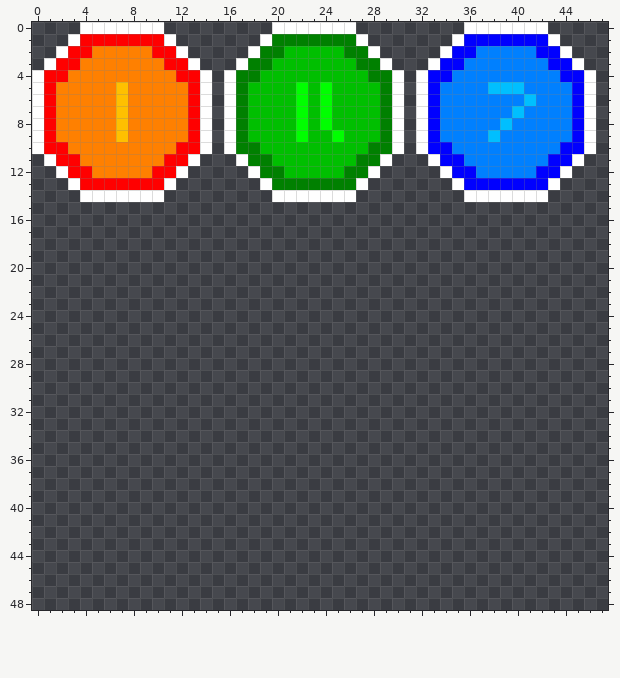
File history of a pixel-art sprite, core/assets/powerup.png. The picture above is the old version.
The file is 64x64 pixels. Colours within 5 levels of each other are drawn and written as one. Shown: x 0..47, y 0..48.
Once edited:
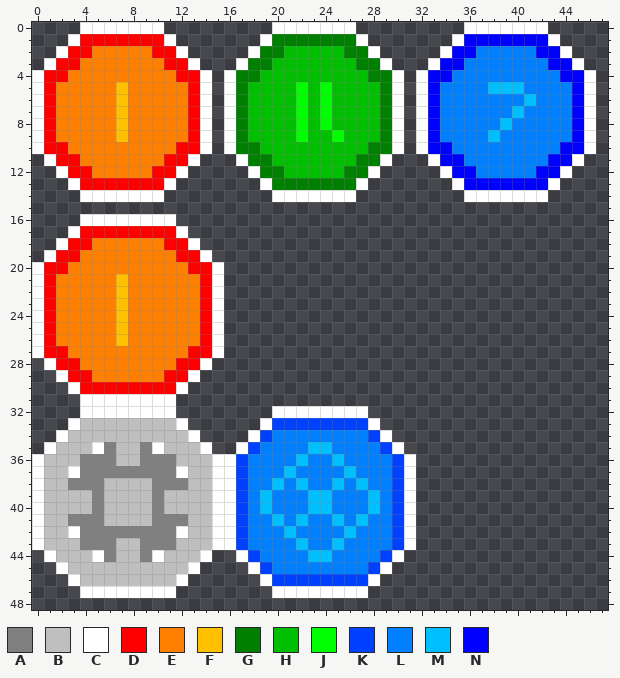
Palette (. is transparent): A #808080  B #bfbfbf  C #ffffff  D #ff0000  E #ff8000  F #ffc000  G #008000  H #00bf00  J #00ff00  K #0040ff  L #0080ff  M #00bfff  N #0000ff
From the commit log: special weapon powerup grab
Diff:
@@ x 0..47 @@
 15 ................................................
-16 ................................................
-17 ................................................
-18 ................................................
-19 ................................................
-20 ................................................
-21 ................................................
-22 ................................................
-23 ................................................
-24 ................................................
-25 ................................................
-26 ................................................
-27 ................................................
-28 ................................................
-29 ................................................
-30 ................................................
-31 ................................................
-32 ................................................
-33 ................................................
-34 ................................................
-35 ................................................
-36 ................................................
-37 ................................................
-38 ................................................
-39 ................................................
-40 ................................................
-41 ................................................
-42 ................................................
-43 ................................................
-44 ................................................
-45 ................................................
-46 ................................................
-47 ................................................
+16 ....CCCCCCCC....................................
+17 ...CDDDDDDDDC...................................
+18 ..CDDEEEEEEDDC..................................
+19 .CDDEEEEEEEEDDC.................................
+20 CDDEEEEEEEEEEDDC................................
+21 CDEEEEEFEEEEEEDC................................
+22 CDEEEEEFEEEEEEDC................................
+23 CDEEEEEFEEEEEEDC................................
+24 CDEEEEEFEEEEEEDC................................
+25 CDEEEEEFEEEEEEDC................................
+26 CDEEEEEFEEEEEEDC................................
+27 CDDEEEEEEEEEEDDC................................
+28 .CDDEEEEEEEEDDC.................................
+29 ..CDDEEEEEEDDC..................................
+30 ...CDDDDDDDDC...................................
+31 ....CCCCCCCC....................................
+32 ....CCCCCCCC........CCCCCCCC....................
+33 ...CBBBBBBBBC......CKKKKKKKKC...................
+34 ..CBBBBBBBBBBC....CKLLLLLLLLKC..................
+35 .CBBBCABBACBBBC..CKLLLLMMLLLLKC.................
+36 CBBBAAABBAAABBBCCKLLLLMLLMLLLLKC................
+37 CBBCAAAAAAAACBBCCKLLLMLLLLMLLLKC................
+38 CBBAAABBBBAAABBCCKLLMLMLLMLMLLKC................
+39 CBBBBABBBBABBBBCCKLMLLLMMLLLMLKC................
+40 CBBBBABBBBABBBBCCKLMLLLMMLLLMLKC................
+41 CBBAAABBBBAAABBCCKLLMLMLLMLMLLKC................
+42 CBBCAAAAAAAACBBCCKLLLMLLLLMLLLKC................
+43 CBBBAAABBAAABBBCCKLLLLMLLMLLLLKC................
+44 .CBBBCABBACBBBC..CKLLLLMMLLLLKC.................
+45 ..CBBBBBBBBBBC....CKLLLLLLLLKC..................
+46 ...CBBBBBBBBC......CKKKKKKKKC...................
+47 ....CCCCCCCC........CCCCCCCC....................
 48 ................................................
